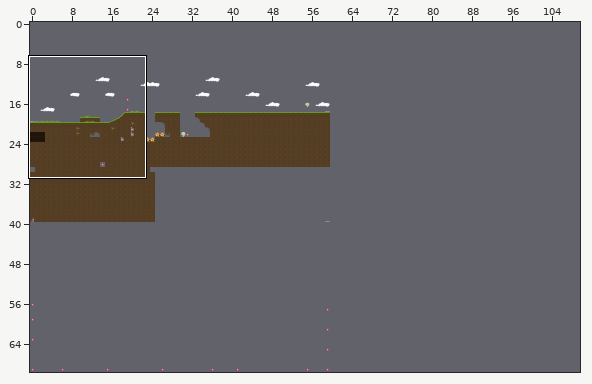
Two versions of a level (Tiled map, core/assets/map/level1/level1.tmx). The first picture is a wide view before the edit; the outline marks the close-up.
Close-up. Old version:
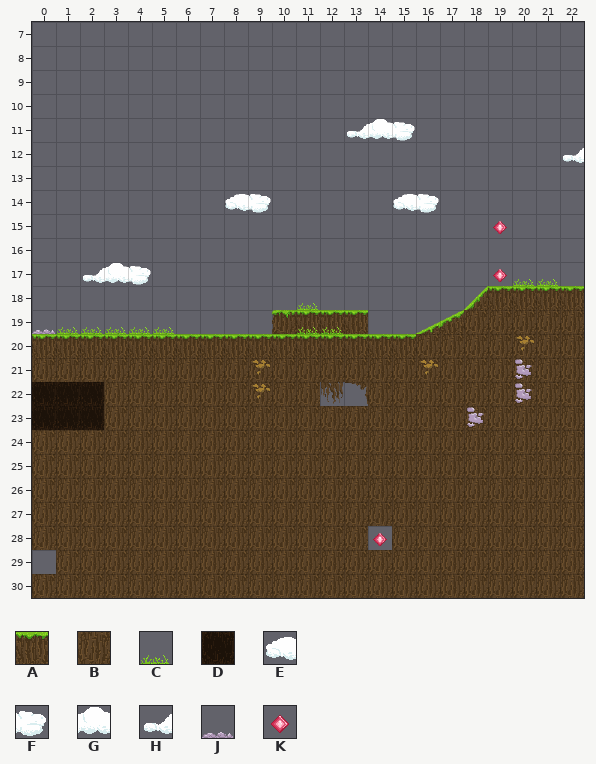
Cells are 32x32 px. Shown: x 0..22, y 7..30. The commit also changed other parts of the map, which this record leaves out. The old version is drawn lined up with the new one.
Key: from "Tiles_32x32": A 0, B 4, C 28, D 34, E 37, F 39, G 40, H 41, J 46, K 50.
_ is an empty cell.
Layer "cloud" before, first column x 0:
 7 _______________________
 8 _______________________
 9 _______________________
10 _______________________
11 _____________HGF_______
12 ______________________H
13 _______________________
14 ________EF_____EF______
15 _______________________
16 _______________________
17 __HGF__________________
18 _______________________
19 _______________________
20 _______________________
21 _______________________
22 _______________________
Layer "map" before, first column x 0:
 7 ________
 8 ________
 9 ________
10 ________
11 ________
12 ________
13 ________
14 ________
15 ________
16 ________
17 ________
18 ________
19 JCCCCC__
20 AAAAAAAA
21 BBBBBBBB
22 DDDBBBBB
23 DDDBBBBB
24 BBBBBBBB
25 BBBBBBBB
26 BBBBBBBB
27 BBBBBBBB
28 BBBBBBBB
29 _BBBBBBB
30 BBBBBBBB
After the commit:
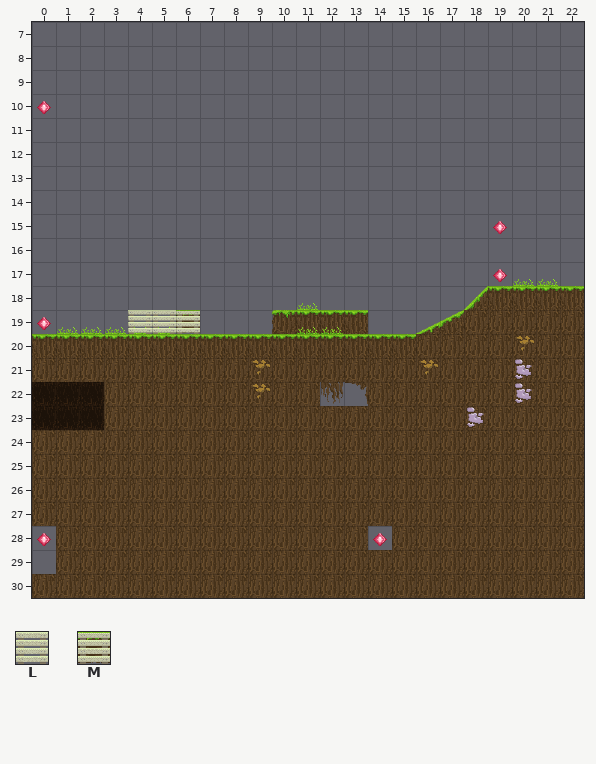
Further tiles: from "Tiles_32x32": L 44, M 45.
Tiles of an added or newly shown layer are drawn over the layers below it.
Changes in this commit:
Changed rows in their new state; . is an unchanged cell.
map size 60x60 -> 160x40 cells (old content now starts at 0,10; both pictures use the new coordinates)
Layer "cloud" (removed):
first column x 2:
11 ...........___.......
12 ...................._
14 ......__.....__......
17 ___..................
Layer "map":
first column x 0:
10 K
first column x 0:
19 K
first column x 0:
28 K
Layer "foreground" (added):
first column x 4:
19 LLM
